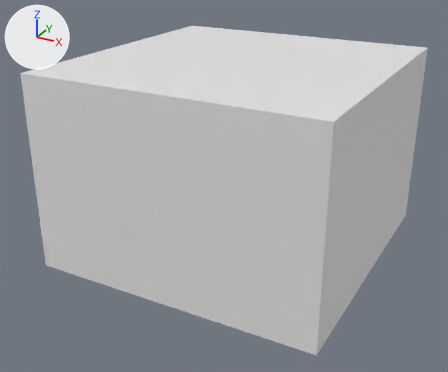
The Blender file assets/character/character.blend as it was, and as the next commit left it.
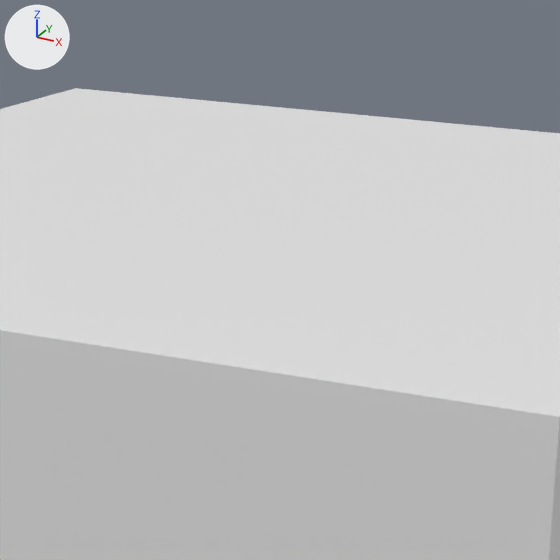
There are two pictures of each version: one whole from a 50 mm lens placed at (15.2, -32.8, 18.0), pointed at (-0.3, -4.6, 3.9), one close up on the part from 38% to 75% of the width and 0% to 44% of the height. The lights are fixed; the arrows at upper left show +X, +Y and +Z.

In view in the first close-up: 'FluidBoundary'.
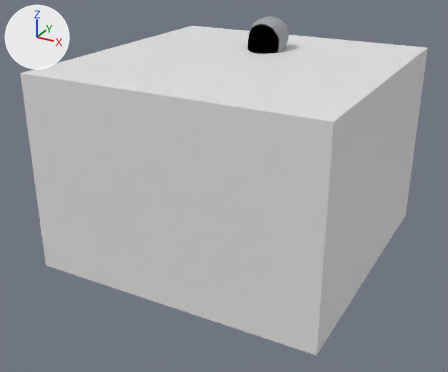
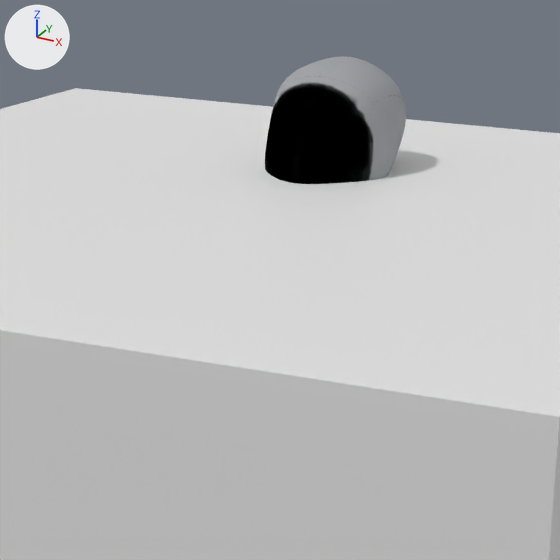
Edits to the scene script, one JSON object a line:
```json
{"op": "set", "path": "ob_character.location", "old": "(0.0, 0.0, 0.0)", "new": "(-3.4, -3.16, 5.32)"}
{"op": "remove", "block": "ob_character", "code": "ob_character.hide_set(True)  # its collection is switched off"}
```

Boxes [x1, y1, x2, y2] around the edits, measured in the close-ups (560 x 560 px):
```json
{"object": "Character", "change": "shown", "after": [265, 57, 406, 184]}
```
